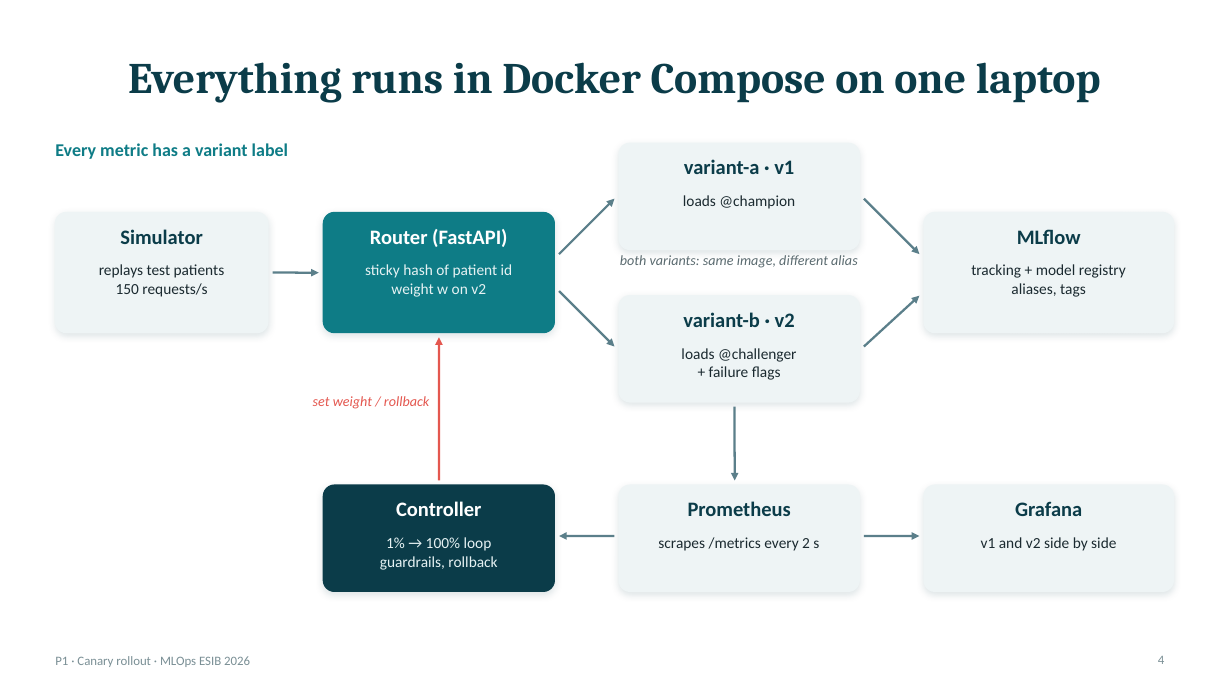
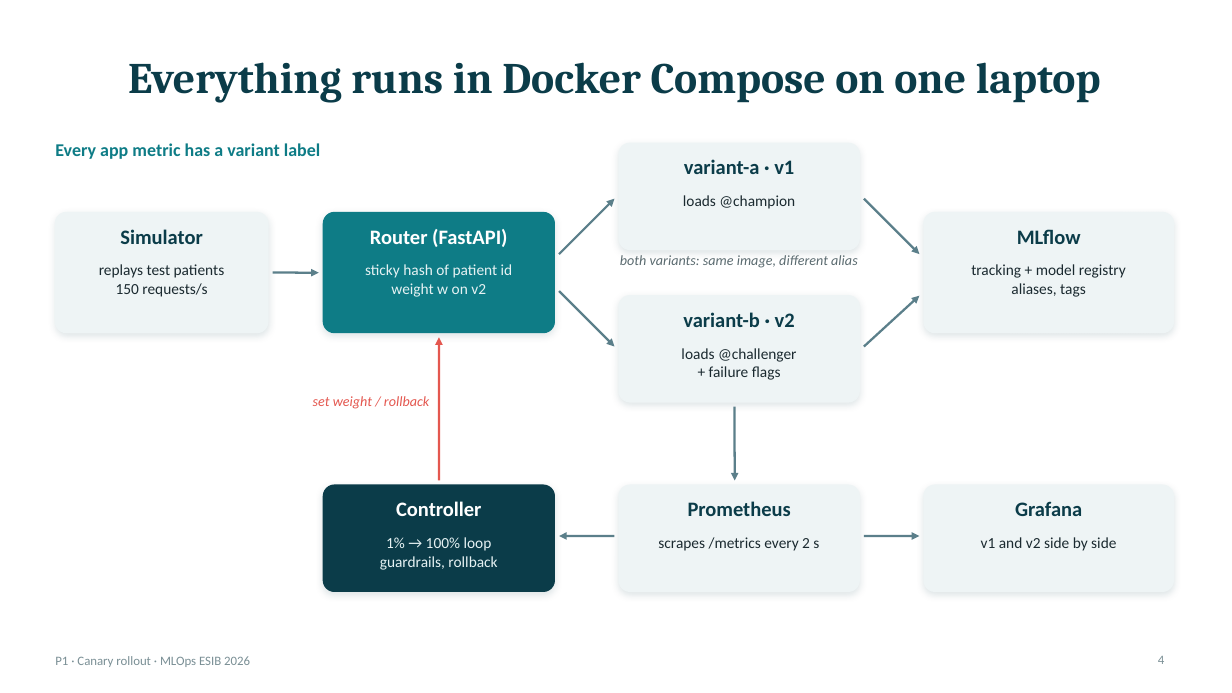
Before and after one commit to HoviGtaV/mlops-p1-canary, a slide deck: slide 4 of report/slides.pptx. Drawn at 1232x693 pixels with LibreOffice and Linux fonts; fonts in the diff are those of the drawing. Boxes give left, top, right and bottom in pixels: in the first picture for what was removed or moved away, otherwise in the second. Text is boxed around its words. In the diff, an @@ line names an element or a change of style, - is before the commit and + after.

```diff
--- a/report/slides.pptx
+++ b/report/slides.pptx
@@ text at box(55, 143, 320, 159): text changed @@
-Every metric has a variant label
+Every app metric has a variant label
```
Also in this commit, not shown: 6 other slides changed, 10 other files.
